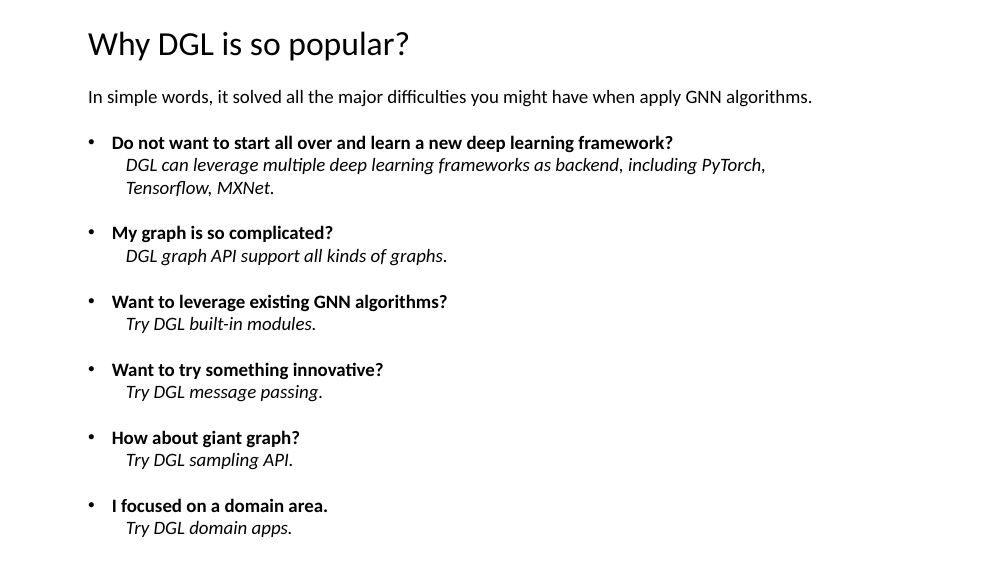
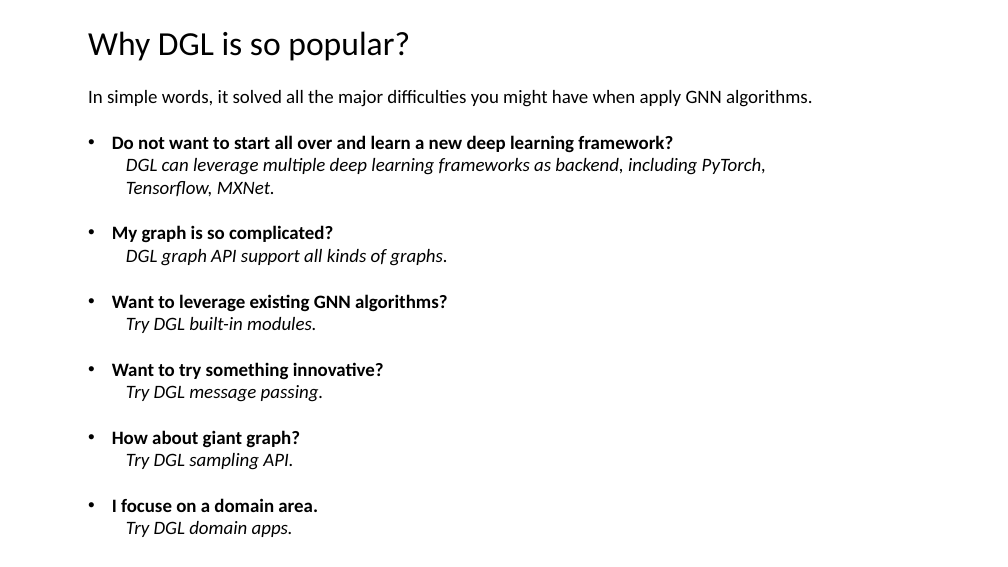
Before and after one commit to 596050/DGL_Internal_Workshop_April2020, a slide deck: slide 5 of Session02.pptx. Drawn at 1008x567 pixels with LibreOffice and Linux fonts; fonts in the diff are those of the drawing. Boxes give left, top, right and bottom in pixels: in the first picture for what was removed or moved away, otherwise in the second. Text is boxed around its words. In the diff, an @@ line names an element or a change of style, - is before the commit and + after.

Commit message:
update information for dgl domain apps

```diff
--- a/Session02.pptx
+++ b/Session02.pptx
@@ text at (112, 498, 318, 512): text changed @@
-• I focused on a domain area.
+• I focuse on a domain area.
```
Also in this commit, not shown: 5 other slides changed, 1 slide added, 1 other file.
